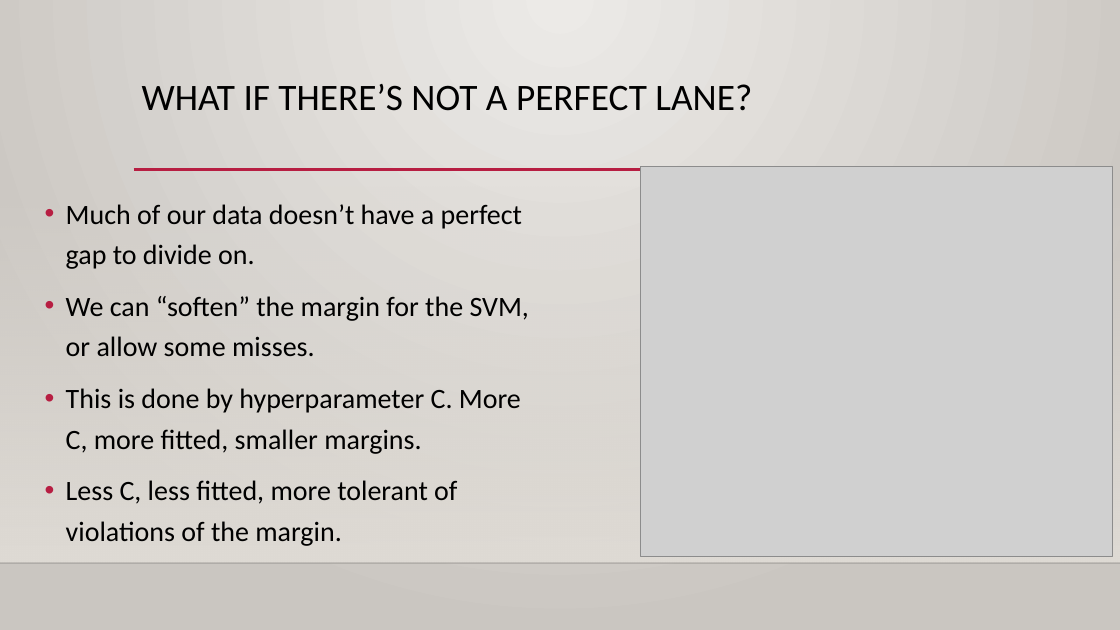
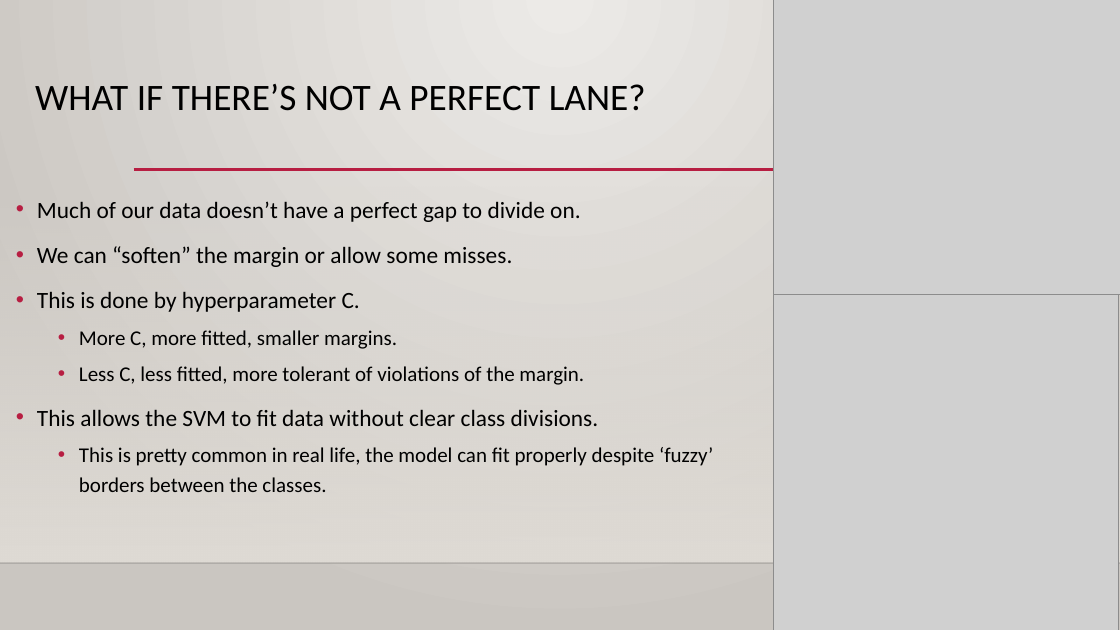
Before and after one commit to glennybarnes/Intro_to_Machine_Learning_Students, a slide deck: slide 11 of reference_content/Slides/010_SVM_class.pptx (slide 5 before the commit). Drawn at 1120x630 pixels with LibreOffice and Linux fonts; fonts in the diff are those of the drawing; grey boxes stand for pictures; background and template pictures are left out. Boxes give left, top, right and bottom in pixels: in the first picture for what was removed or moved away, otherwise in the second. Text is boxed around its words. In the diff, an @@ line names an element or a change of style, - is before the commit and + after.

```diff
--- a/reference_content/Slides/010_SVM_class.pptx
+++ b/reference_content/Slides/010_SVM_class.pptx
@@ picture added at (773, 0, 1120, 295) @@
@@ title "WHAT IF THERE’S NOT A ...": place and size @@
-title "WHAT IF THERE’S NOT A ..." at (142, 84, 752, 111)
+title "WHAT IF THERE’S NOT A ..." at (35, 84, 646, 111)
@@ picture removed at (640, 167, 1112, 556) @@
@@ text "Much of our data doesn’t ...": place and size @@
-text "Much of our data doesn’t ..." at (66, 204, 529, 546)
+text "Much of our data doesn’t ..." at (37, 201, 713, 492)
@@ text at (37, 201, 584, 385): size 24 to 20 pt in "Much of our data doesn’t have a ..."; size 24 to 18 pt in "Less C, less fitted, more tolerant of ..."; list level 1 to 2 in "Less C, less fitted, more ..." @@
@@ text at (37, 246, 512, 349): text changed; size 24 to 20 pt @@
-• We can “soften” the margin for the SVM, or allow some misses.
-• This is done by hyperparameter C. More C, more fitted, smaller margins.
+• We can “soften” the margin or allow some misses.
+• This is done by hyperparameter C.
+  • More C, more fitted, smaller margins.
@@ picture added at (773, 291, 1118, 630) @@
@@ text at (37, 409, 713, 492): paragraphs added @@
+• This allows the SVM to fit data without clear class divisions.
+  • This is pretty common in real life, the model can fit properly despite ‘fuzzy’ borders between the classes.
```
Also in this commit, not shown: 6 other slides changed, 11 slides added, 5 other files.
